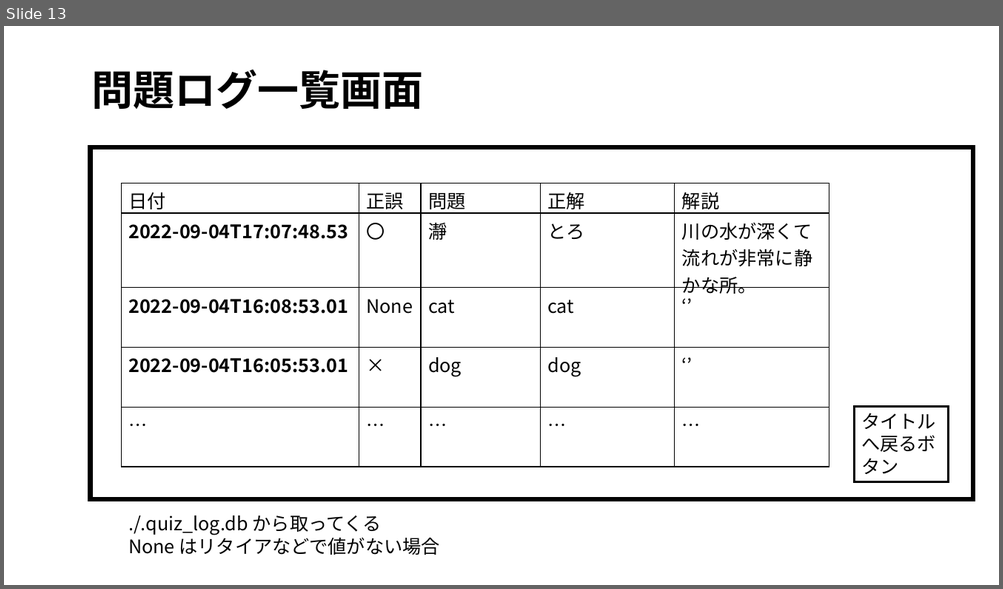
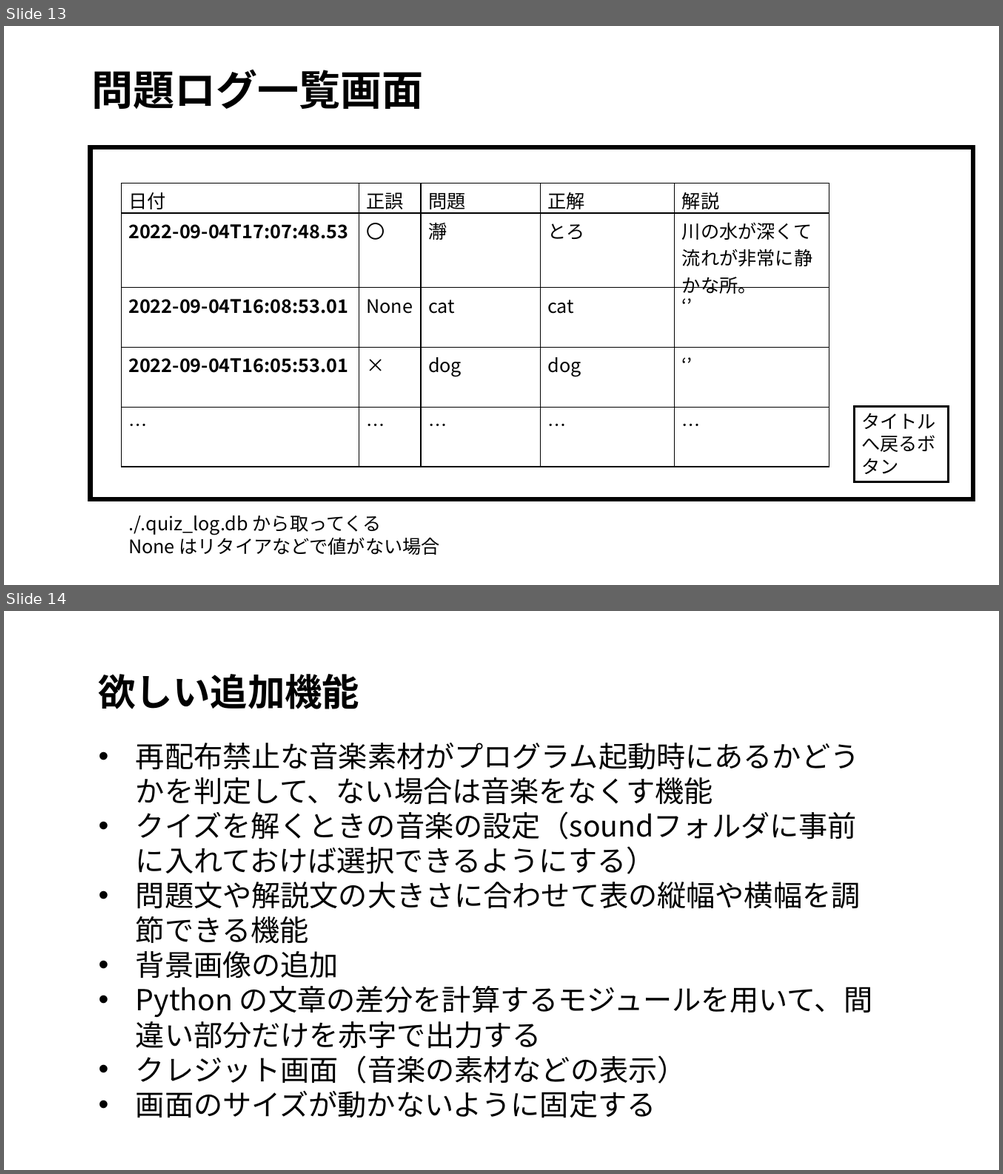
Before and after one commit to tanakai0/stdlib_py_typist, a slide deck: design.pptx. Shown one above the other, each under a label of ours: slide 13 before the commit, slides 13 and 14 after it. The pictures are 1003x589 and 1003x1174 pixels, drawn with LibreOffice and Linux fonts; fonts in the diff are those of the drawing. Boxes give left, top, right and bottom in pixels: in the first picture for what was removed or moved away, otherwise in the second. Text is boxed around its words. In the diff, an @@ line names an element or a change of style, - is before the commit and + after.

```diff
--- a/design.pptx
+++ b/design.pptx
@@ slide 14 added at [4, 611, 999, 1170], background #FFFFFF @@
@@ text added at [98, 674, 359, 709], 36 pt, text #000000, bold @@
+欲しい追加機能
@@ text added at [136, 743, 872, 1119], 28 pt, text #000000 @@
+• 再配布禁止な音楽素材がプログラム起動時にあるかどうかを判定して、ない場合は音楽をなくす機能
+• クイズを解くときの音楽の設定（soundフォルダに事前に入れておけば選択できるようにする）
+• 問題文や解説文の大きさに合わせて表の縦幅や横幅を調節できる機能
+• 背景画像の追加
+• Python の文章の差分を計算するモジュールを用いて、間違い部分だけを赤字で出力する
+• クレジット画面（音楽の素材などの表示）
+• 画面のサイズが動かないように固定する
```
Also in this commit, not shown: 1 slide changed, 2 other slides added.
